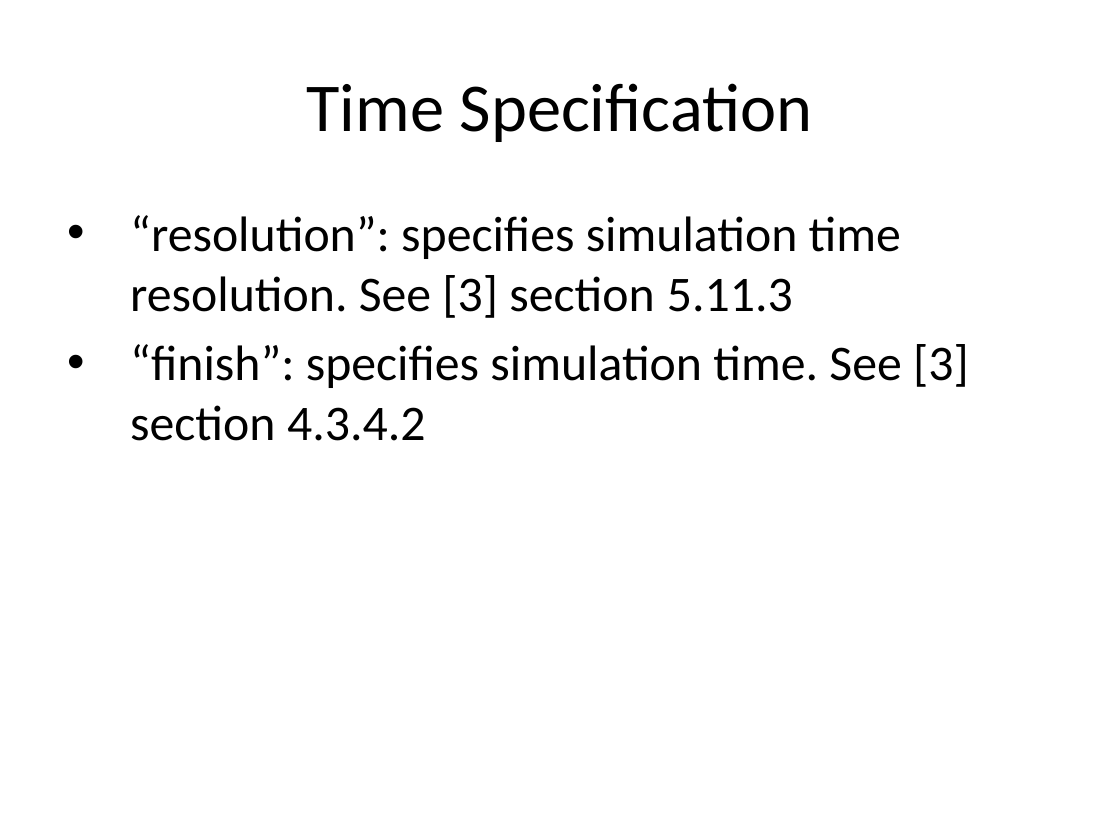
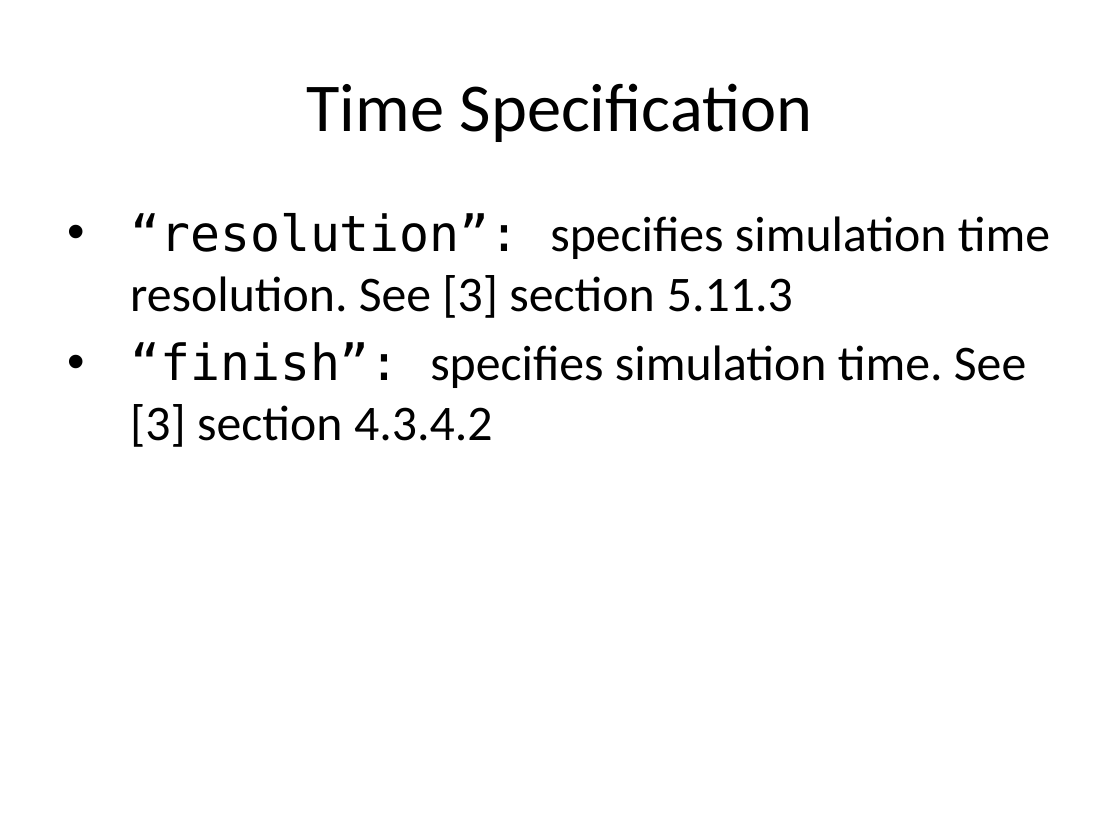
Before and after one commit to timurkelin/simschd, a slide deck: slide 26 of doc/simschd.pptx. Drawn at 1120x840 pixels with LibreOffice and Linux fonts; fonts in the diff are those of the drawing; background and template pictures are left out. Boxes give left, top, right and bottom in pixels: in the first picture for what was removed or moved away, otherwise in the second. Text is boxed around its words. In the diff, an @@ line names an element or a change of style, - is before the commit and + after.

```diff
--- a/doc/simschd.pptx
+++ b/doc/simschd.pptx
@@ text "“resolution”: specifies simulation time resolution. ..." at [130, 213, 1050, 447]: font Calibri to DejaVu Sans Mono in "“resolution”:", "“finish”:" @@
```
Also in this commit, not shown: 3 other slides changed, 1 slide added.
